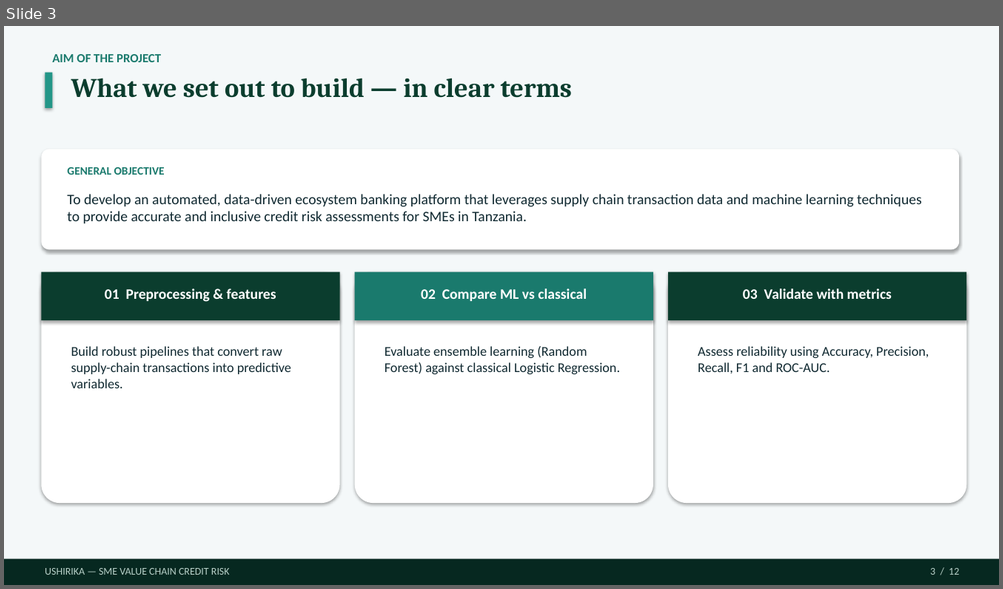
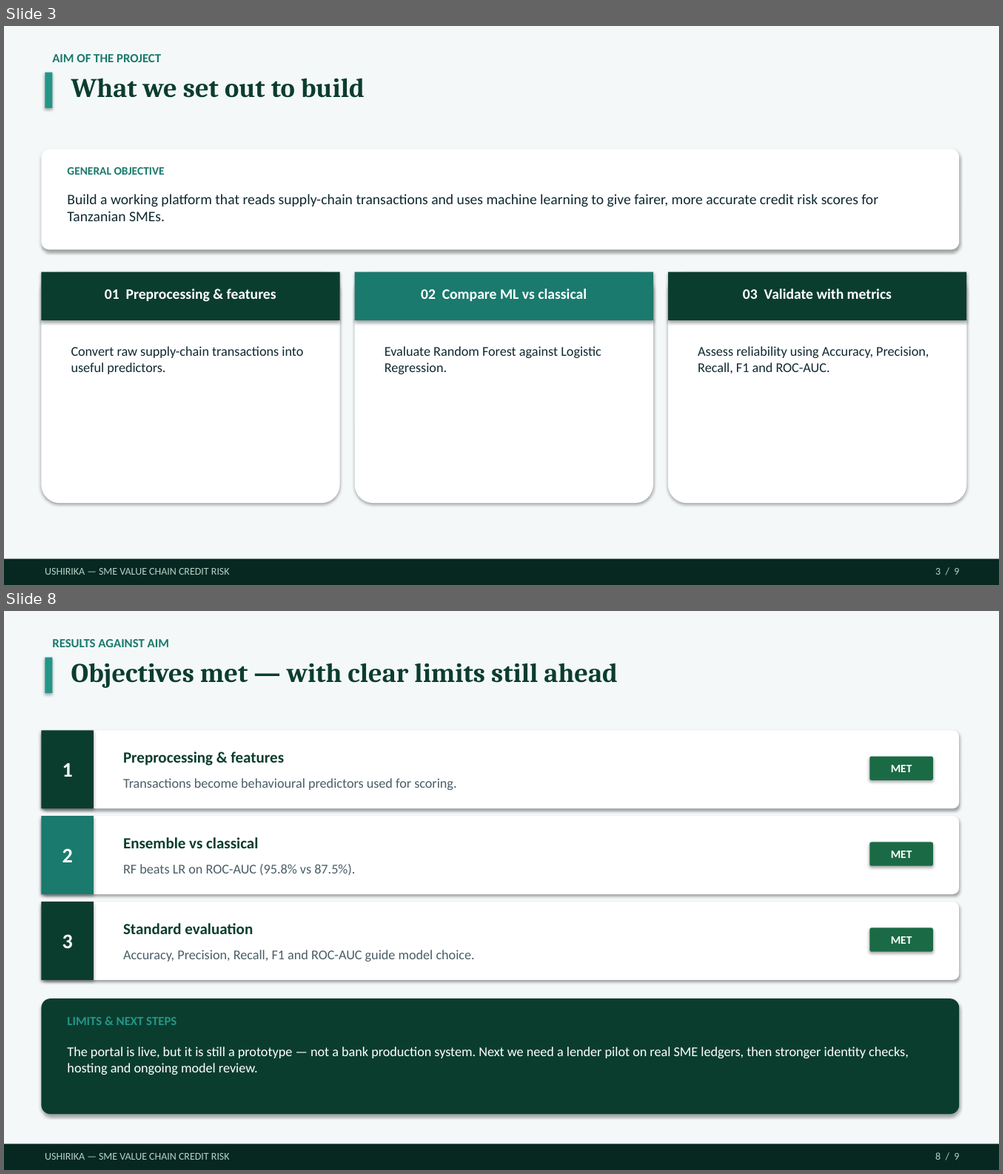
Before and after one commit to Dmmkuliku/ushirika-sme-credit, a slide deck: Presentation/Ushirika_Group15_Defence_v13.pptx. Shown one above the other, each under a label of ours: slide 3 before the commit, slides 3 and 8 after it; the slides between them are not shown. The pictures are 1003x589 and 1003x1174 pixels, drawn with LibreOffice and Linux fonts; fonts in the diff are those of the drawing. Boxes give left, top, right and bottom in pixels: in the first picture for what was removed or moved away, otherwise in the second. Text is boxed around its words. In the diff, an @@ line names an element or a change of style, - is before the commit and + after.

```diff
--- a/Presentation/Ushirika_Group15_Defence_v13.pptx
+++ b/Presentation/Ushirika_Group15_Defence_v13.pptx
@@ slide 8 added at (x1=4, y1=611, x2=999, y2=1170), background #FFFFFF @@
@@ rectangle added at (x1=4, y1=611, x2=999, y2=1170), fill #F4F8F9 @@
@@ text added at (x1=52, y1=639, x2=169, y2=647), 12 pt, text #1A7A6D, bold @@
+RESULTS AGAINST AIM
@@ rectangle added at (x1=45, y1=658, x2=53, y2=693), fill #239688 @@
@@ text added at (x1=71, y1=663, x2=617, y2=688), 26 pt, text #0B3D2E, bold @@
+Objectives met — with clear limits still ahead
@@ rounded rectangle added at (x1=41, y1=730, x2=959, y2=809), fill #FFFFFF @@
@@ rectangle added at (x1=41, y1=730, x2=94, y2=809), fill #0B3D2E @@
@@ text added at (x1=62, y1=763, x2=73, y2=777), 20 pt, text #FFFFFF, bold @@
+1
@@ text added at (x1=123, y1=752, x2=284, y2=766), 15 pt, text #0B3D2E, bold @@
+Preprocessing & features
@@ rounded rectangle added at (x1=870, y1=757, x2=933, y2=780), fill #1A6B45 @@
@@ text added at (x1=891, y1=765, x2=912, y2=772), 11 pt, text #FFFFFF, bold @@
+MET
@@ text added at (x1=123, y1=778, x2=456, y2=790), 13 pt, text #4A5E66 @@
+Transactions become behavioural predictors used for scoring.
@@ rounded rectangle added at (x1=41, y1=816, x2=959, y2=894), fill #FFFFFF @@
@@ rectangle added at (x1=41, y1=816, x2=94, y2=894), fill #1A7A6D @@
@@ text added at (x1=62, y1=849, x2=73, y2=863), 20 pt, text #FFFFFF, bold @@
+2
@@ text added at (x1=123, y1=837, x2=258, y2=849), 15 pt, text #0B3D2E, bold @@
+Ensemble vs classical
@@ rounded rectangle added at (x1=870, y1=843, x2=933, y2=866), fill #1A6B45 @@
@@ text added at (x1=891, y1=851, x2=912, y2=858), 11 pt, text #FFFFFF, bold @@
+MET
@@ text added at (x1=123, y1=864, x2=355, y2=875), 13 pt, text #4A5E66 @@
+RF beats LR on ROC-AUC (95.8% vs 87.5%).
@@ rounded rectangle added at (x1=41, y1=902, x2=959, y2=980), fill #FFFFFF @@
@@ rectangle added at (x1=41, y1=902, x2=94, y2=980), fill #0B3D2E @@
@@ text added at (x1=62, y1=934, x2=73, y2=949), 20 pt, text #FFFFFF, bold @@
+3
@@ text added at (x1=123, y1=923, x2=253, y2=934), 15 pt, text #0B3D2E, bold @@
+Standard evaluation
@@ rounded rectangle added at (x1=870, y1=928, x2=933, y2=952), fill #1A6B45 @@
@@ text added at (x1=891, y1=937, x2=912, y2=944), 11 pt, text #FFFFFF, bold @@
+MET
@@ text added at (x1=123, y1=950, x2=475, y2=962), 13 pt, text #4A5E66 @@
+Accuracy, Precision, Recall, F1 and ROC-AUC guide model choice.
@@ rounded rectangle added at (x1=41, y1=999, x2=959, y2=1115), fill #0B3D2E @@
@@ text added at (x1=67, y1=1017, x2=176, y2=1025), 12 pt, text #239688, bold @@
+LIMITS & NEXT STEPS
@@ text added at (x1=67, y1=1047, x2=908, y2=1075), 13 pt, text #FFFFFF @@
+The portal is live, but it is still a prototype — not a bank production system. Next we need a lender pilot on real SME ledgers, then stronger identity checks, hosting and ongoing model review.
@@ rectangle added at (x1=4, y1=1145, x2=999, y2=1170), fill #062820 @@
@@ text added at (x1=45, y1=1153, x2=230, y2=1160), 10 pt, text #B8D0C8 @@
+USHIRIKA — SME VALUE CHAIN CREDIT RISK
@@ text added at (x1=935, y1=1153, x2=959, y2=1160), 10 pt, text #B8D0C8 @@
+8 / 9
@@ slide 3 changed as well @@
@@ text at (x1=71, y1=78, x2=364, y2=98): text changed @@
-What we set out to build — in clear terms
+What we set out to build
@@ text at (x1=67, y1=194, x2=878, y2=221): text changed @@
-To develop an automated, data-driven ecosystem banking platform that leverages supply chain transaction data and machine learning techniques to provide accurate and inclusive credit risk assessments for SMEs in Tanzania.
+Build a working platform that reads supply-chain transactions and uses machine learning to give fairer, more accurate credit risk scores for Tanzanian SMEs.
@@ text at (x1=71, y1=346, x2=303, y2=375): text changed @@
-Build robust pipelines that convert raw supply-chain transactions into predictive variables.
+Convert raw supply-chain transactions into useful predictors.
@@ text at (x1=384, y1=346, x2=601, y2=375): text changed @@
-Evaluate ensemble learning (Random Forest) against classical Logistic Regression.
+Evaluate Random Forest against Logistic Regression.
@@ text at (x1=935, y1=568, x2=959, y2=575): text changed @@
-3 / 12
+3 / 9
```
Also in this commit, not shown: 6 other slides changed, 1 other slide added, 5 slides removed, 3 other files.
